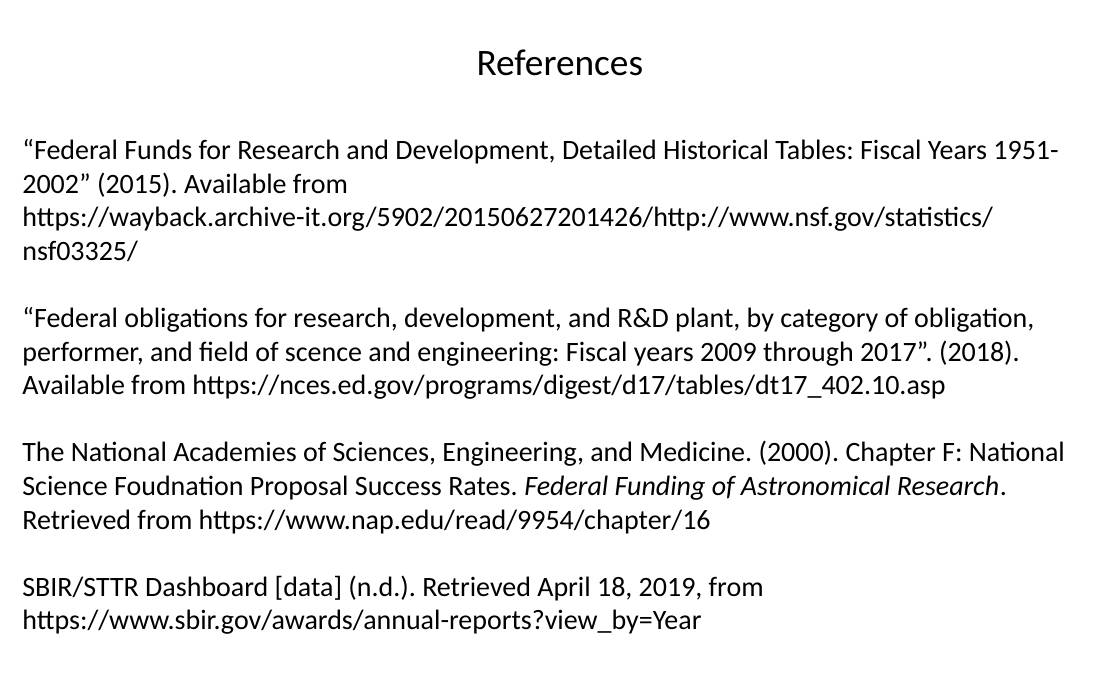
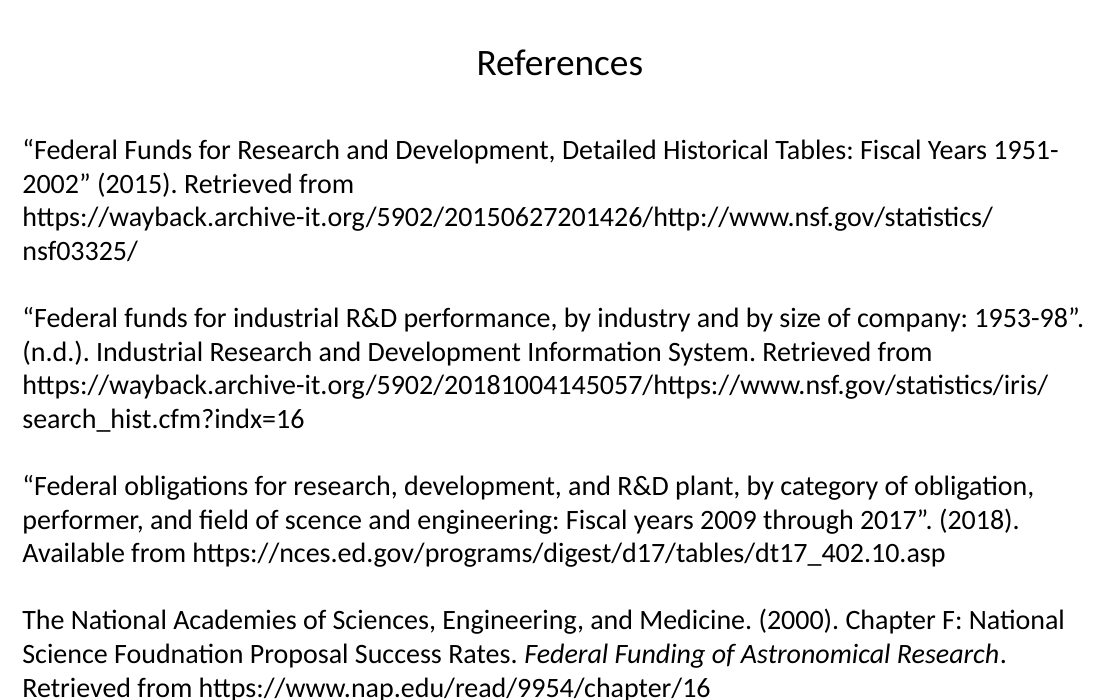
Before and after one commit to SLU-Courses-Townes/POLS6310, a slide deck: slide 14 of FinalProject/Docs/Townes_POLS6310_2019_Spring_FinalProject_Presentation_v00.pptx (slide 13 before the commit). Drawn at 1120x700 pixels with LibreOffice and Linux fonts; fonts in the diff are those of the drawing. Boxes give left, top, right and bottom in pixels: in the first picture for what was removed or moved away, otherwise in the second. Text is boxed around its words. In the diff, an @@ line names an element or a change of style, - is before the commit and + after.

```diff
--- a/FinalProject/Docs/Townes_POLS6310_2019_Spring_FinalProject_Presentation_v00.pptx
+++ b/FinalProject/Docs/Townes_POLS6310_2019_Spring_FinalProject_Presentation_v00.pptx
@@ text at [22, 139, 1084, 432]: text changed @@
-“Federal Funds for Research and Development, Detailed Historical Tables: Fiscal Years 1951-2002” (2015). Available from https://wayback.archive-it.org/5902/20150627201426/http://www.nsf.gov/statistics/nsf03325/
+“Federal Funds for Research and Development, Detailed Historical Tables: Fiscal Years 1951-2002” (2015). Retrieved from https://wayback.archive-it.org/5902/20150627201426/http://www.nsf.gov/statistics/nsf03325/
+“Federal funds for industrial R&D performance, by industry and by size of company: 1953-98”. (n.d.). Industrial Research and Development Information System. Retrieved from https://wayback.archive-it.org/5902/20181004145057/https://www.nsf.gov/statistics/iris/search_hist.cfm?indx=16
@@ text at [22, 575, 764, 634]: paragraph removed @@
-SBIR/STTR Dashboard [data] (n.d.). Retrieved April 18, 2019, from https://www.sbir.gov/awards/annual-reports?view_by=Year
```
Also in this commit, not shown: 4 other slides changed, 3 slides added, 2 slides removed.
